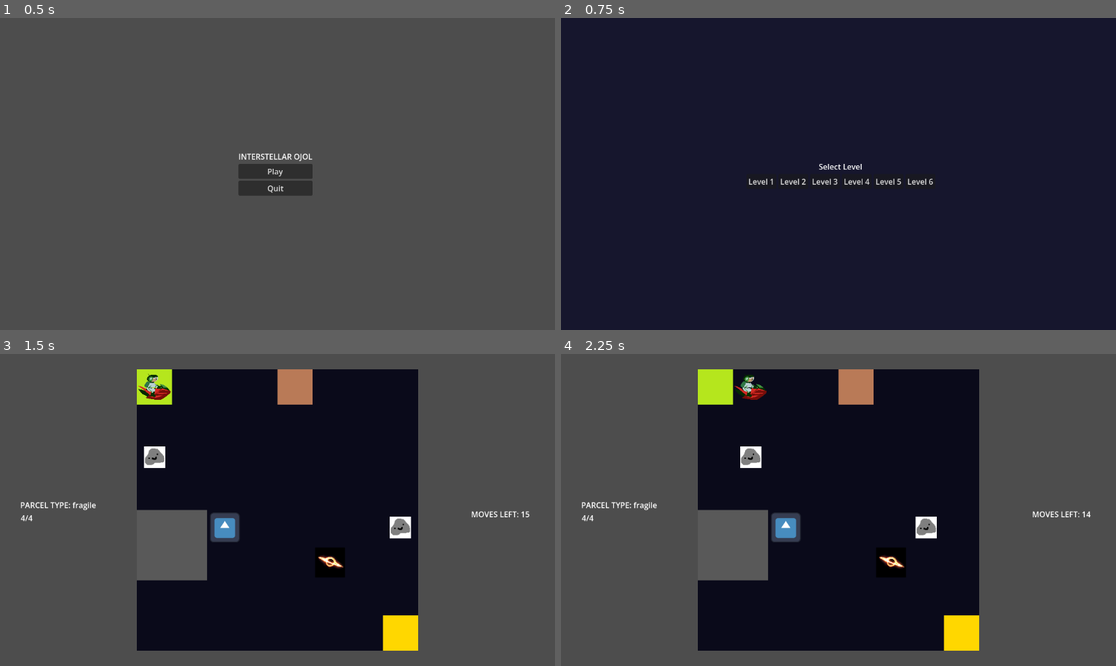
Above: before the commit, frames 1-4 (two rows, left to right).
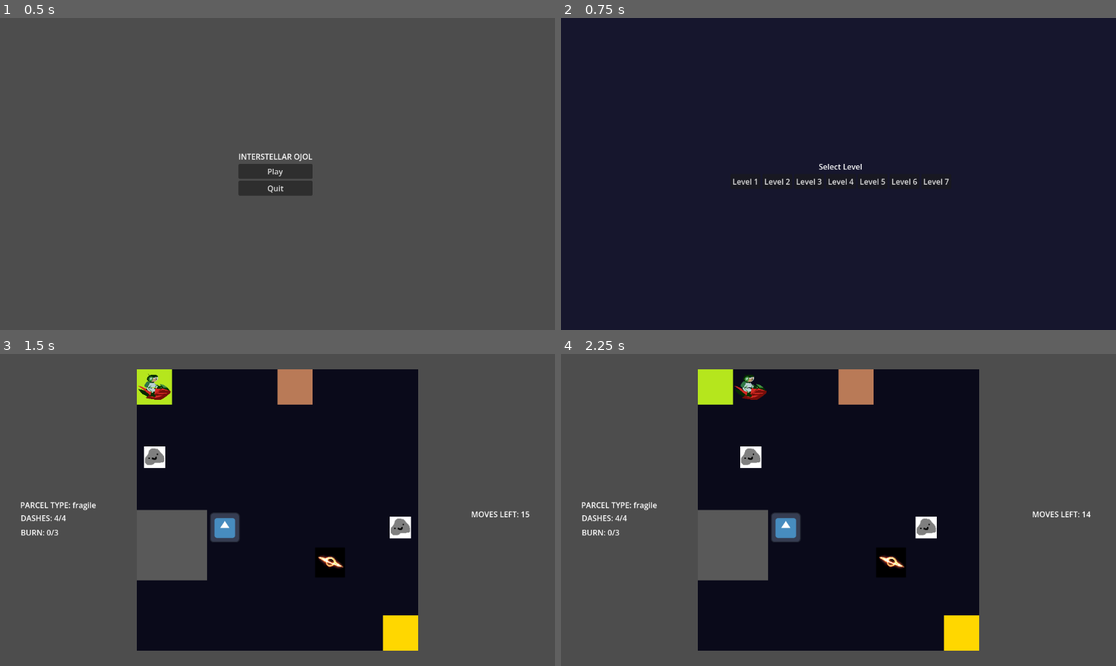
Above: after the commit, the same moments.

Repository: XilefEel/gameseed-2026
Game: Godot game, scene res://scenes/MainMenu.tscn
The game is run twice, just before and just after one commit, with the same random seed, the same clock (stepped at 60 frames per second) and the same inputs. The engine's default icon, where the game draws it, is replaced by a stand-in: a white triangle on a blue panel in a dark square.
Inputs:
- Up to frame 1 (0.5 s): no input
- Up to frame 2 (0.75 s): click "Play" at 0.5 s
- Up to frame 3 (1.5 s): click "Level 1" at 1.25 s
- Up to frame 4 (2.25 s): tap Enter at 2 s; hold Right (ui_right) from 2.03 s (still down); hold Shift from 2.03 s (still down)

Frame 1 is identical in both runs. In frame 2, 0.5% of the frame differs, in the area x 30-70%, y 51-54%; in frame 3, 0.2%; in frame 4, 0.2%.

Commit message:
added hotspots with heat gauge and burn counter

Diff:
--- a/levels/level_01.json
+++ b/levels/level_01.json
@@ -50,5 +50,6 @@
   ],
   "blackholes": [[5, 5]],
   "pirates": [[2, 4]],
-  "portals": []
+  "portals": [],
+  "hotspots": []
 }
--- a/levels/level_02.json
+++ b/levels/level_02.json
@@ -51,5 +51,6 @@
   "asteroids": [],
   "blackholes": [],
   "pirates": [],
-  "portals": []
+  "portals": [],
+  "hotspots": []
 }
--- a/levels/level_03.json
+++ b/levels/level_03.json
@@ -17,5 +17,6 @@
     [2, 5],
     [4, 5]
   ],
-  "portals": []
+  "portals": [],
+  "hotspots": []
 }
--- a/levels/level_04.json
+++ b/levels/level_04.json
@@ -16,5 +16,6 @@
     [3, 6]
   ],
   "pirates": [],
-  "portals": []
+  "portals": [],
+  "hotspots": []
 }
--- a/levels/level_05.json
+++ b/levels/level_05.json
@@ -25,5 +25,6 @@
   "asteroids": [],
   "blackholes": [],
   "pirates": [],
-  "portals": []
+  "portals": [],
+  "hotspots": []
 }
--- a/levels/level_06.json
+++ b/levels/level_06.json
@@ -39,5 +39,6 @@
       },
       "dir": "right"
     }
-  ]
+  ],
+  "hotspots": []
 }
--- /dev/null
+++ b/levels/level_07.json
@@ -0,0 +1,77 @@
+{
+  "name": "level_01",
+  "grid_size": 8,
+  "moves": 15,
+  "parcel_type": "flammable",
+  "start_cell": [0, 0],
+  "end_cell": [7, 7],
+  "debris": [
+    [0, 4],
+    [1, 4],
+    [2, 4],
+    [3, 4],
+    [4, 4],
+    [5, 4],
+    [6, 4],
+    [7, 4]
+  ],
+  "houses": [],
+  "asteroids": [],
+  "blackholes": [],
+  "pirates": [],
+  "portals": [
+    {
+      "cell": {
+        "x": 0,
+        "y": 2
+      },
+      "dir": "left"
+    },
+    {
+      "cell": {
+        "x": 7,
+        "y": 2
+      },
+      "dir": "right"
+    },
+    {
+      "cell": {
+        "x": 7,
+        "y": 3
+      },
+      "dir": "right"
+    },
+    {
+      "cell": {
+        "x": 0,
+        "y": 7
+      },
+      "dir": "left"
+    }
+  ],
+  "hotspots": [
+    [0, 1],
+    [1, 1],
+    [2, 1],
+    [3, 1],
+    [4, 1],
+    [5, 1],
+    [6, 1],
+    [7, 1],
+    [0, 2],
+    [1, 2],
+    [2, 2],
+    [3, 2],
+    [4, 2],
+    [5, 2],
+    [6, 2],
+    [7, 2],
+    [0, 3],
+    [1, 3],
+    [2, 3],
+    [3, 3],
+    [4, 3],
+    [5, 3],
+    [6, 3]
+  ]
+}
--- a/scenes/Game.tscn
+++ b/scenes/Game.tscn
@@ -60,4 +60,11 @@
 offset_top = 329.0
 offset_right = 180.0
 offset_bottom = 352.0
-text = "4/4"
+text = "DASHES: 4/4"
+
+[node name="HeatGauge" type="Label" parent="UI" unique_id=1377291682]
+offset_left = 43.0
+offset_top = 359.0
+offset_right = 180.0
+offset_bottom = 382.0
+text = "BURN: 0/3"
--- a/scripts/level_loader.gd
+++ b/scripts/level_loader.gd
@@ -66,7 +66,6 @@
 		asteroid.path = path
 		grid.add_child(asteroid)
 
-
 	for i in range(0, data["portals"].size() - 1, 2):
 		var a = data["portals"][i]
 		var b = data["portals"][i + 1]
@@ -80,3 +79,7 @@
 		grid.add_portal_pair(a_cell, a_dir, b_cell, b_dir)
 		grid.set_cell(a_cell, 0, grid.PORTAL_IN, grid.get_portal_transform(a_dir))
 		grid.set_cell(b_cell, 0, grid.PORTAL_IN, grid.get_portal_transform(b_dir))
+
+	for h in data["hotspots"]:
+		var cell = Vector2i(h[0], h[1])
+		grid.set_cell(cell, 0, grid.HOTSPOT)
--- a/scripts/menu/grid.gd
+++ b/scripts/menu/grid.gd
@@ -8,11 +8,10 @@
 const EMPTY := Vector2i(0, 0)
 const START := Vector2i(1, 0)
 const END := Vector2i(2, 0)
-const ASTEROID_PATH := Vector2i(1, 1)
 const DEBRIS := Vector2i(0, 2)
 const HOUSE := Vector2i(1, 2)
 const PORTAL_IN := Vector2i(0, 3)
-const PORTAL_OUT := Vector2i(1, 3)
+const HOTSPOT := Vector2i(1, 1)
 
 var start_cell := Vector2i(0, 0)
 var end_cell := Vector2i(7, 7)
@@ -82,6 +81,9 @@
 	return 0
 
 
-func mark_asteroid_path(cells: Array[Vector2i]) -> void:
-	for cell in cells:
-		set_cell(cell, 0, ASTEROID_PATH)
+func is_hotspot(cell: Vector2i) -> bool:
+	return get_cell_atlas_coords(cell) == HOTSPOT
+
+# func mark_asteroid_path(cells: Array[Vector2i]) -> void:
+# 	for cell in cells:
+# 		set_cell(cell, 0, ASTEROID_PATH)
--- a/scripts/menu/level_select.gd
+++ b/scripts/menu/level_select.gd
@@ -9,6 +9,7 @@
 	"res://levels/level_04.json",
 	"res://levels/level_05.json",
 	"res://levels/level_06.json",
+	"res://levels/level_07.json",
 ]
 
 
--- a/scripts/player/player.gd
+++ b/scripts/player/player.gd
@@ -6,6 +6,7 @@
 @onready var move_label := $"../../UI/MovesLeft"
 @onready var package_type_label := $"../../UI/ParcelType"
 @onready var fragile_label := $"../../UI/FragileDashLeft"
+@onready var heat_label := $"../../UI/HeatGauge"
 
 @onready var sfx_move := $"SFX_Move"
 @onready var sfx_dash := $"SFX_Dash"
@@ -28,7 +29,15 @@
 var fragile_dashes := 4 :
 	set(value):
 		fragile_dashes = value
-		fragile_label.text = "%d/4" % fragile_dashes
+		fragile_label.text = "DASHES: %d/4" % fragile_dashes
+
+var heat_gauge := 0 :
+	set(value):
+		heat_gauge = value
+		heat_label.text = "BURN: %d/3" % heat_gauge
+
+var is_burning := false
+var burn_turns := 0
 
 
 func _ready() -> void:
--- a/scripts/player/player_movement.gd
+++ b/scripts/player/player_movement.gd
@@ -53,6 +53,8 @@
 
 	if not try_consume_move():
 		return
+
+	check_flammable()
 
 	if player.moves_left <= 0:
 		await hazards.game_over()
@@ -180,6 +182,8 @@
 		if player.fragile_dashes <= 0:
 			await hazards.game_over()
 			return
+
+	check_flammable()
 
 	if player.moves_left <= 0:
 		await hazards.game_over()
@@ -265,3 +269,20 @@
 
 	player.is_moving = false
 	await hazards.game_over()
+
+
+func check_flammable() -> void:
+	if player.parcel_type != "flammable": return
+
+	if grid.is_hotspot(player.current_cell):
+		player.heat_gauge = min(player.heat_gauge + 1, 3)
+	else:
+		player.heat_gauge = max(player.heat_gauge - 1, 0)
+
+	if player.heat_gauge >= 3 and not player.is_burning:
+		player.is_burning = true
+
+	if player.is_burning:
+		player.burn_turns += 1
+		if player.burn_turns > 3:
+			await hazards.game_over()
Binary file changed: assets/tileset/tileset-asset.png
